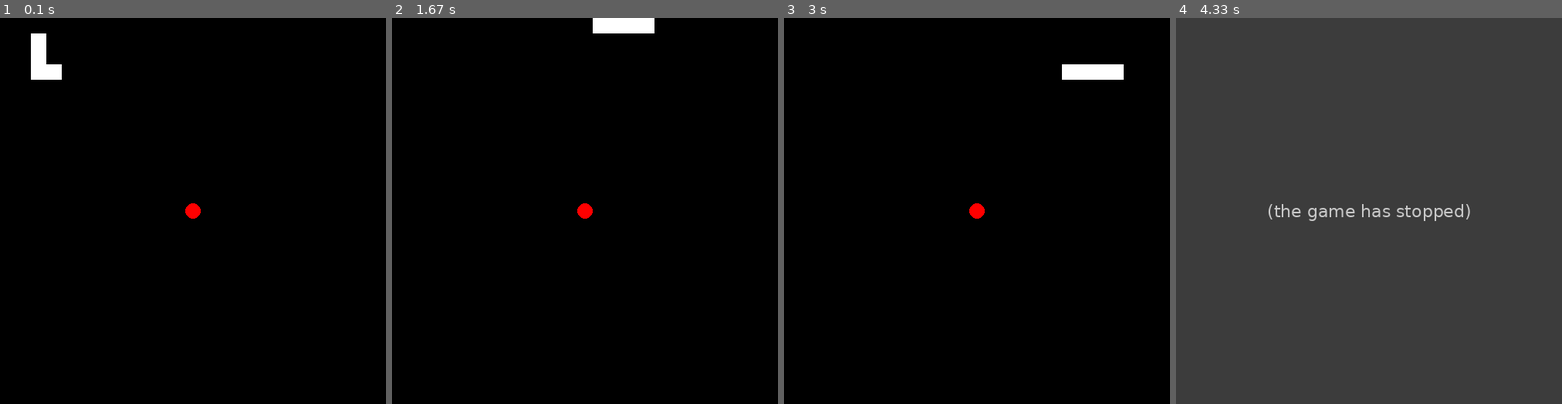
Above: before the commit, frames 1-4 (left to right).
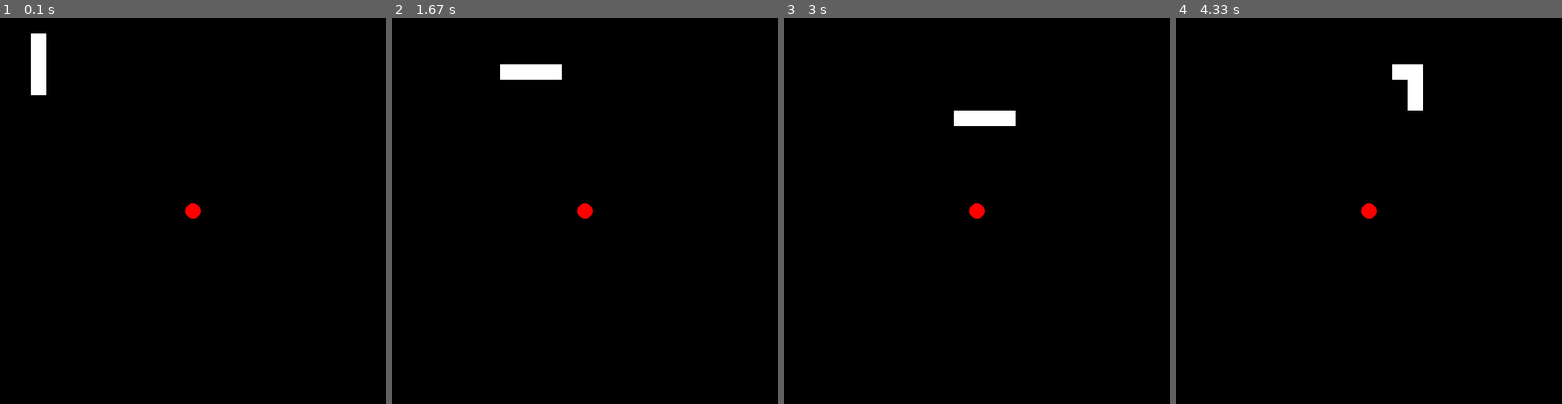
Above: after the commit, the same moments.

Repository: Dexxxon09/PyGame-u-Pajtonu
Game: pygame game, started from cas_15/zmija.py
The game is run twice, just before and just after one commit, with the same random seed, the same clock (stepped at 60 frames per second) and the same inputs.
Inputs:
- Up to frame 1 (0.1 s): no input
- Up to frame 2 (1.67 s): hold Right 0.33-0.8 s; hold Up 0.83-1.13 s; hold Right 1.17-1.63 s
- Up to frame 3 (3 s): hold Down 2.23-2.57 s; hold Left from 2.6 s (still down)
- Up to frame 4 (4.33 s): release Left at 3 s; hold Up 3.03-3.4 s; hold Right 3.43-4.07 s; hold Down from 4.1 s (still down)

The runs differ from the first frame. In frame 1, 0.3% of the frame differs, in the area x 8-16%, y 12-20%; in frame 2, 1.3%; in frame 3, 1.3%; in frame 4, 100%, in the area x 0-100%, y 0-100%.
Before the commit the program exited at 3.4 s; later frames show no game.

Commit message:
Update zmija.py

Diff:
--- a/cas_15/zmija.py
+++ b/cas_15/zmija.py
@@ -2,27 +2,49 @@
 import random
 
 pygame.init()
-prozor = pygame.display.set_mode((500,500))
+
+dimenzija = 25  # velicina polja (to jest domenzije polja po kojem se krece zmija, 25x25)
+vel_kvadrata = 20  # velicina jednog polj au pikselima
+prozor = pygame.display.set_mode((dimenzija * vel_kvadrata, dimenzija * vel_kvadrata))
+
 sat = pygame.time.Clock()
-
 pygame.display.set_caption("Zmija")
 
-dimenzija = 25  # velicina polja
-vel_kvadrata = 20  # piksela
+"""
+Neka je zmija lista delova zmije u matrici, gde je (a, b)
+deo zmije u polju reda a i kolone b
+Prvi element je rep zmije, a poslednji - njena glava
+. . . . . .
+. r * . . .
+. . * . . .
+. . G . . .
+. . . . . .
+"""
+zmija = [(1, 1), (1, 2), (2, 2), (3, 2)]
+pravac = "DOLE"
 
-zmija = [(1,1), (1,2), (2,2), (3,2)]
-pravac = "DESNO"
-
+"""
+Pocetna pozicija prve jabuke (centar ekrana)
+"""
 hrana = (12, 12)
 
 program_radi = True
 while program_radi:
+    # u jednoj petlji mozemo samo jednom promeniti pravac
     promenili_pravac = False
+
     for dogadjaj in pygame.event.get():
         if dogadjaj.type == pygame.QUIT:
             program_radi = False
+
         if dogadjaj.type == pygame.KEYDOWN and promenili_pravac == False:
             taster = dogadjaj.key
+
+            """
+            Ako se desilo da je igrac kliknuo strelicu i ta promena pravca je validna (zmija ne moze da se okrene
+            u jednom potezu za 180 stepeni pa to nije validno), menjamo vrednost promenljive "pravac" i blokiramo
+            promene tako sto postavljamo "promenili_pravac" na True
+            """
             if taster == pygame.K_LEFT and pravac != "DESNO":
                 pravac = "LEVO"
                 promenili_pravac = True
@@ -36,6 +58,9 @@
                 pravac = "GORE"
                 promenili_pravac = True
 
+    """
+    U zavisnosti od toga koji je pravac, nalazimu poziciju nove glave zmije
+    """
     stara_glava = zmija[-1]
     red, kolona = stara_glava
     if pravac == "DOLE":
@@ -48,33 +73,51 @@
         kolona += 1
     nova_glava = (red, kolona)
 
+    """
+    Ukoliko je nova_glava izasla van granica mape (slupala se o zid) ili se vec nalazi u listi zmija
+    (slupala se sama o sebe), igrac je izgubio pa igru prekidamo
+    """
     if red < 0 or kolona < 0 or red >= dimenzija or kolona >= dimenzija or nova_glava in zmija:
         print("GAME OVER")
-        print("Final score:", (len(zmija)-4)*100)
+        print("Final score:", (len(zmija) - 4) * 100)
         pygame.quit()
         exit(0)
 
+    """
+    Dodajemo glavu na kraj liste (za detalje pogledajte liste.py)
+    """
     zmija.append(nova_glava)
 
+    """
+    Ukoliko se nova_glava poklopila s hranom, znaci da je zmija naisla na hranu i pojela
+    U tom slucaju zmija raste, pa ne moramo da skracujemo rep, a hranu moramo da pomerimo na novu poziciju
+    """
     if nova_glava == hrana:
-        print("SCORE:", (len(zmija)-4)*100)
-        pygame.display.set_caption("Zmija | Score: " + str((len(zmija)-4)*100))
+        print("SCORE:", (len(zmija) - 4) * 100)
+        pygame.display.set_caption("Zmija | Score: " + str((len(zmija) - 4) * 100))
+
+        # trazimo novu poziciju sve dok ne nadjemo slobodnu (ne smemo praviti hranu u (in) zmiji)
         while hrana in zmija:
-            hrana = (random.randint(0,24), random.randint(0,24))
+            hrana = (random.randint(0, 24), random.randint(0, 24))
     else:
+        # ako nije pojela hranu, standardno skracujemo zmiju jer nije porasla
         zmija.pop(0)
 
-    prozor.fill((0,0,0))
+    """
+    Crtamo hranu i zmiju
+    """
+    prozor.fill((0, 0, 0))
 
-    pygame.draw.circle(prozor, (255,0,0),
-                       (hrana[1] * vel_kvadrata + vel_kvadrata//2, hrana[0] * vel_kvadrata + vel_kvadrata//2),
-                       vel_kvadrata//2)
+    pygame.draw.circle(prozor, (255, 0, 0),
+                       (hrana[1] * vel_kvadrata + vel_kvadrata // 2, hrana[0] * vel_kvadrata + vel_kvadrata // 2),
+                       vel_kvadrata // 2)
 
     for komad_zmije in zmija:
         red, kolona = komad_zmije
-        pygame.draw.rect(prozor, (255,255,255), (kolona * vel_kvadrata, red * vel_kvadrata, vel_kvadrata, vel_kvadrata))
+        pygame.draw.rect(prozor, (255, 255, 255),
+                         (kolona * vel_kvadrata, red * vel_kvadrata, vel_kvadrata, vel_kvadrata))
 
     pygame.display.flip()
-    sat.tick(10)
+    sat.tick(8)
 
 pygame.quit()
